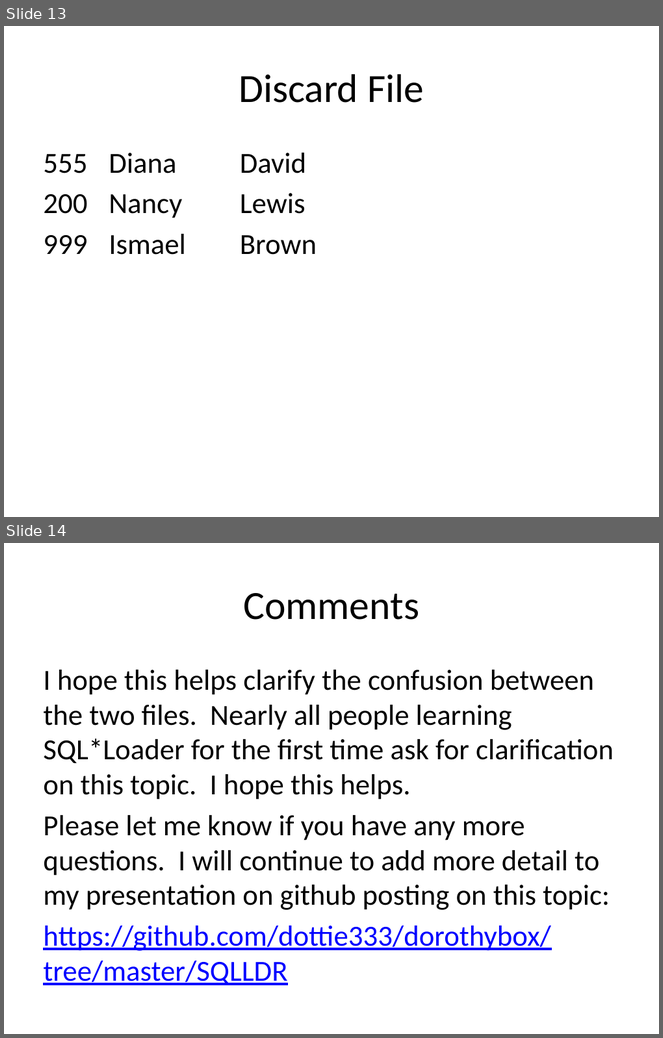
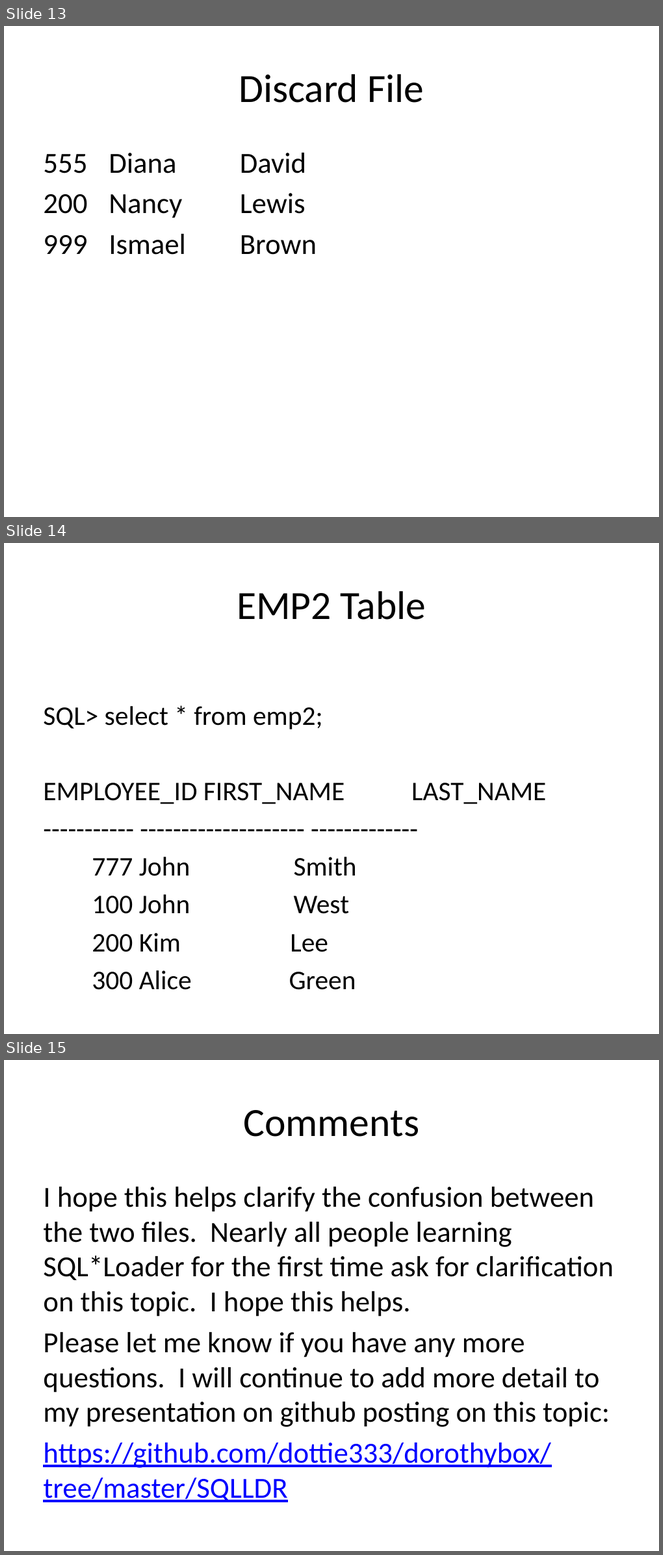
Before and after one commit to dottie333/dorothybox, a slide deck: SQLLDR/Bad_Vs_Discard.pptx. Shown one above the other, each under a label of ours: slides 13 and 14 before the commit, slides 13, 14 and 15 after it. The pictures are 663x1038 and 663x1555 pixels, drawn with LibreOffice and Linux fonts; fonts in the diff are those of the drawing. Boxes give left, top, right and bottom in pixels: in the first picture for what was removed or moved away, otherwise in the second. Text is boxed around its words. In the diff, an @@ line names an element or a change of style, - is before the commit and + after.

```diff
--- a/SQLLDR/Bad_Vs_Discard.pptx
+++ b/SQLLDR/Bad_Vs_Discard.pptx
@@ slide 14 added at <box>4,543,659,1034</box>, background #FFFFFF @@
@@ title added at <box>237,591,426,620</box>, 44 pt, text #000000 @@
+EMP2 Table
@@ text added at <box>43,706,546,990</box>, 29.6 pt, text #000000 @@
+SQL> select * from emp2;
+EMPLOYEE_ID FIRST_NAME LAST_NAME
+----------- -------------------- -------------
+777 John Smith
+100 John West
+200 Kim Lee
+300 Alice Green
@@ what was slide 14 is now slide 15 @@
```
Also in this commit, not shown: 2 slides changed.
